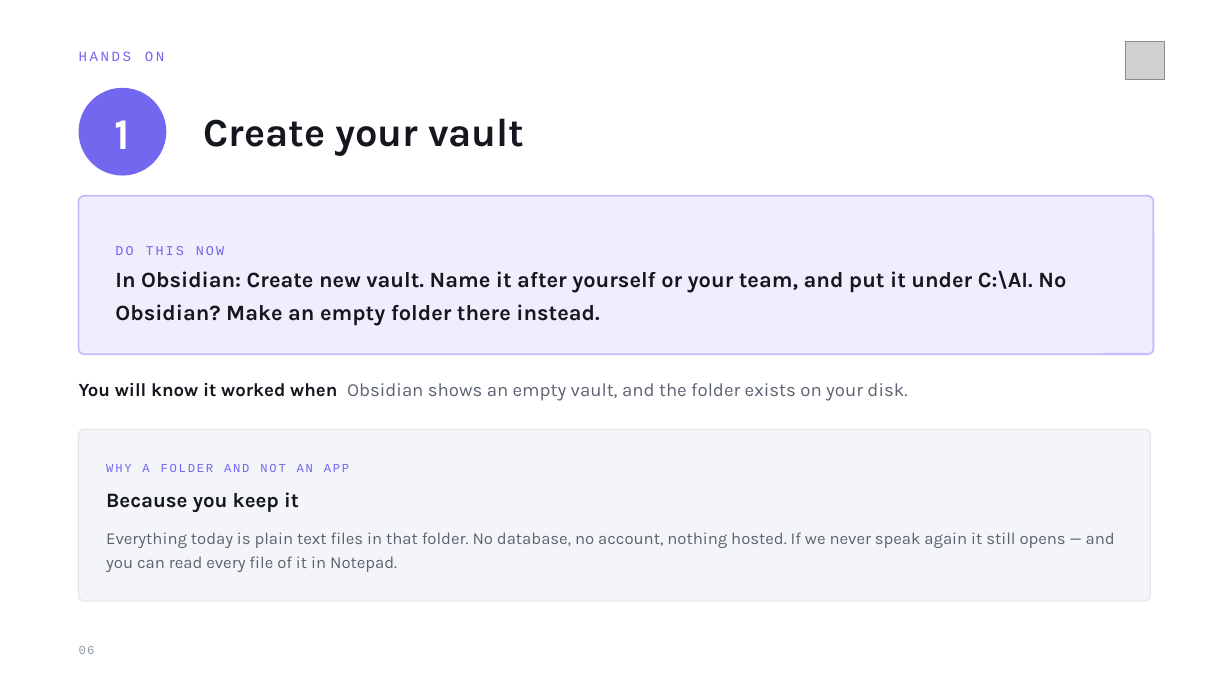
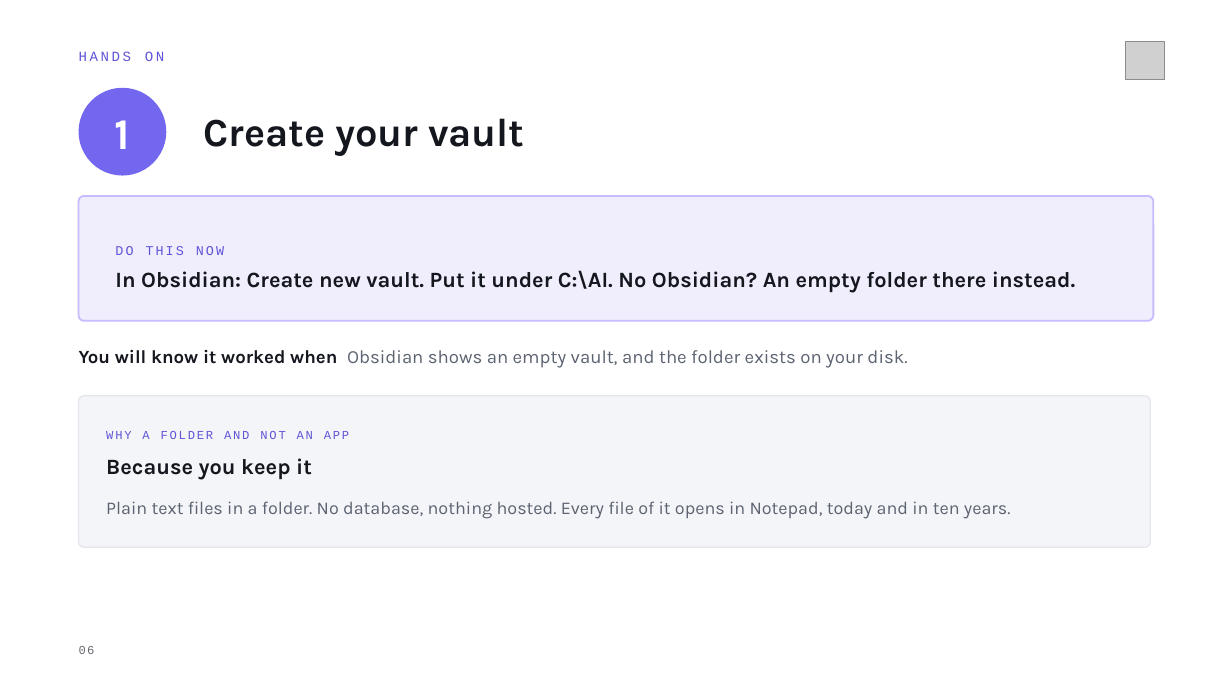
Before and after one commit to MeshPro-iPaaS/ai-ops-framework, a slide deck: slide 6 of docs/Personal AI Assistant — Installation.pptx. Drawn at 1232x693 pixels with LibreOffice and Linux fonts; fonts in the diff are those of the drawing; grey boxes stand for pictures. Boxes give left, top, right and bottom in pixels: in the first picture for what was removed or moved away, otherwise in the second. Text is boxed around its words. In the diff, an @@ line names an element or a change of style, - is before the commit and + after.

```diff
--- a/docs/Personal AI Assistant — Installation.pptx
+++ b/docs/Personal AI Assistant — Installation.pptx
@@ text "HANDS ON" at <box>79,51,165,61</box>: text colour #7367F0 to #6055D8 @@
@@ rounded rectangle: place and size @@
-rounded rectangle at <box>79,196,1153,354</box>
+rounded rectangle at <box>79,196,1153,321</box>
@@ rounded rectangle at <box>79,196,1153,321</box>: proportions changed @@
@@ text at <box>115,246,224,255</box>: text colour #7367F0 to #6055D8 in "DO THIS NOW" @@
@@ text at <box>115,270,1075,293</box>: text changed @@
-In Obsidian: Create new vault. Name it after yourself or your team, and put it under C:\AI. No Obsidian? Make an empty folder there instead.
+In Obsidian: Create new vault. Put it under C:\AI. No Obsidian? An empty folder there instead.
@@ rounded rectangle at <box>79,396,1151,547</box>: proportions changed @@
@@ rounded rectangle: place and size @@
-rounded rectangle at <box>79,429,1151,601</box>
+rounded rectangle at <box>79,396,1151,547</box>
@@ text "WHY A FOLDER AND NOT ..." at <box>106,431,349,439</box>: text colour #7367F0 to #6055D8 @@
@@ 3 texts: place and size @@
-3 texts at <box>79,383,907,512</box>
+3 texts at <box>79,350,907,480</box>
@@ text "Because you keep it" at <box>106,458,312,480</box>: size 16 to 17 pt; line spacing 19.2pt to 20.4pt @@
@@ text at <box>106,501,1011,519</box>: text changed; size 13 to 14 pt @@
-Everything today is plain text files in that folder. No database, no account, nothing hosted. If we never speak again it still opens — and you can read every file of it in Notepad.
+Plain text files in a folder. No database, nothing hosted. Every file of it opens in Notepad, today and in ten years.
@@ text "06" at <box>79,646,95,654</box>: text colour #9198A6 to #6B6D72 @@
```
Also in this commit, not shown: 17 other slides changed, 1 other file.
